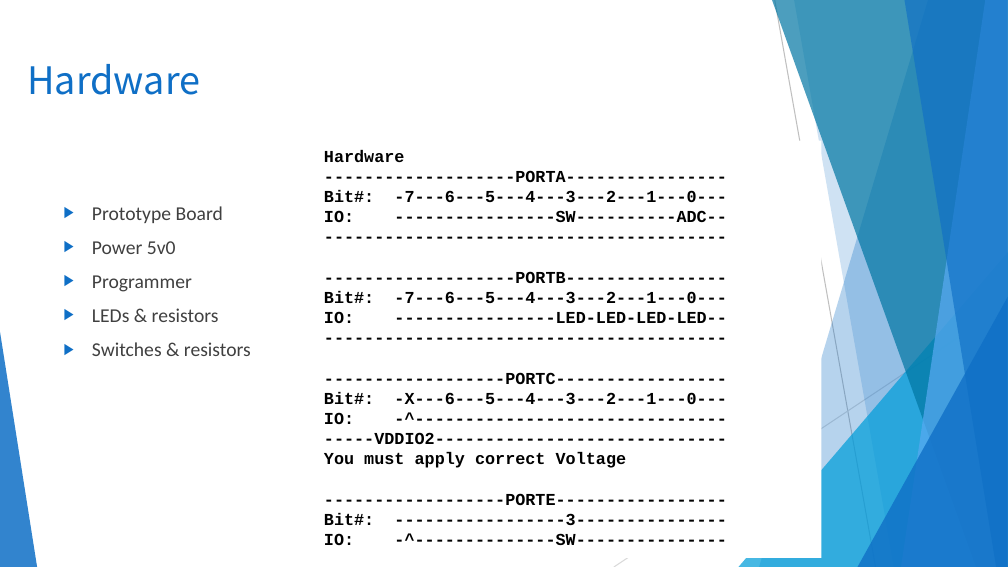
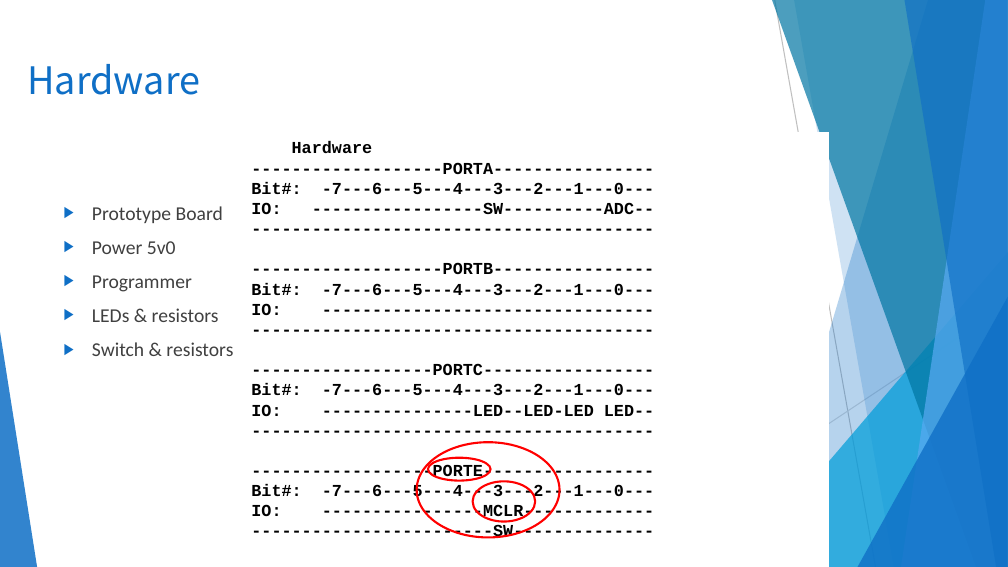
Before and after one commit to GreatCowBASIC/Demonstration_Sources, a slide deck: slide 10 of Vendor_Boards/Great_Cow_Basic_Demo_Board/16F17556_chiprange_demonstrations/tutorials/GCBASIC_Part6_Using_the_Reset.pptx. Drawn at 1008x567 pixels with LibreOffice and Linux fonts; fonts in the diff are those of the drawing; background and template pictures are left out. Boxes give left, top, right and bottom in pixels: in the first picture for what was removed or moved away, otherwise in the second. Text is boxed around its words. In the diff, an @@ line names an element or a change of style, - is before the commit and + after.

```diff
--- a/Vendor_Boards/Great_Cow_Basic_Demo_Board/16F17556_chiprange_demonstrations/tutorials/GCBASIC_Part6_Using_the_Reset.pptx
+++ b/Vendor_Boards/Great_Cow_Basic_Demo_Board/16F17556_chiprange_demonstrations/tutorials/GCBASIC_Part6_Using_the_Reset.pptx
@@ text "Hardware": place and size @@
-text "Hardware" at [324,150,727,545]
+text "Hardware" at [251,141,654,539]
@@ text at [251,202,654,214]: text changed @@
-IO: ----------------SW----------ADC--
+IO: -----------------SW----------ADC--
@@ text at [251,303,281,315]: text changed @@
-IO: ----------------LED-LED-LED-LED--
+IO: ---------------------------------
@@ text at [92,342,233,356]: text changed @@
-▶ Switches & resistors
+▶ Switch & resistors
@@ text at [251,383,654,416]: text changed @@
-Bit#: -X---6---5---4---3---2---1---0---
-IO: -^-------------------------------
------VDDIO2-----------------------------
-You must apply correct Voltage
+Bit#: -7---6---5---4---3---2---1---0---
+IO: ---------------LED--LED-LED LED--
+----------------------------------------
@@ ellipse added at [416,443,559,537], outline #FF0000 1.5 pt @@
@@ ellipse added at [428,458,491,481], outline #FF0000 1.5 pt @@
@@ text at [251,484,654,539]: text changed @@
-Bit#: -----------------3---------------
-IO: -^--------------SW---------------
+Bit#: -7---6---5---4---3---2---1---0---
+IO: ----------------MCLR-------------
+------------------------SW--------------
@@ ellipse added at [473,482,535,522], outline #FF0000 1.5 pt @@
```
Also in this commit, not shown: 11 other slides changed, 40 other files.
